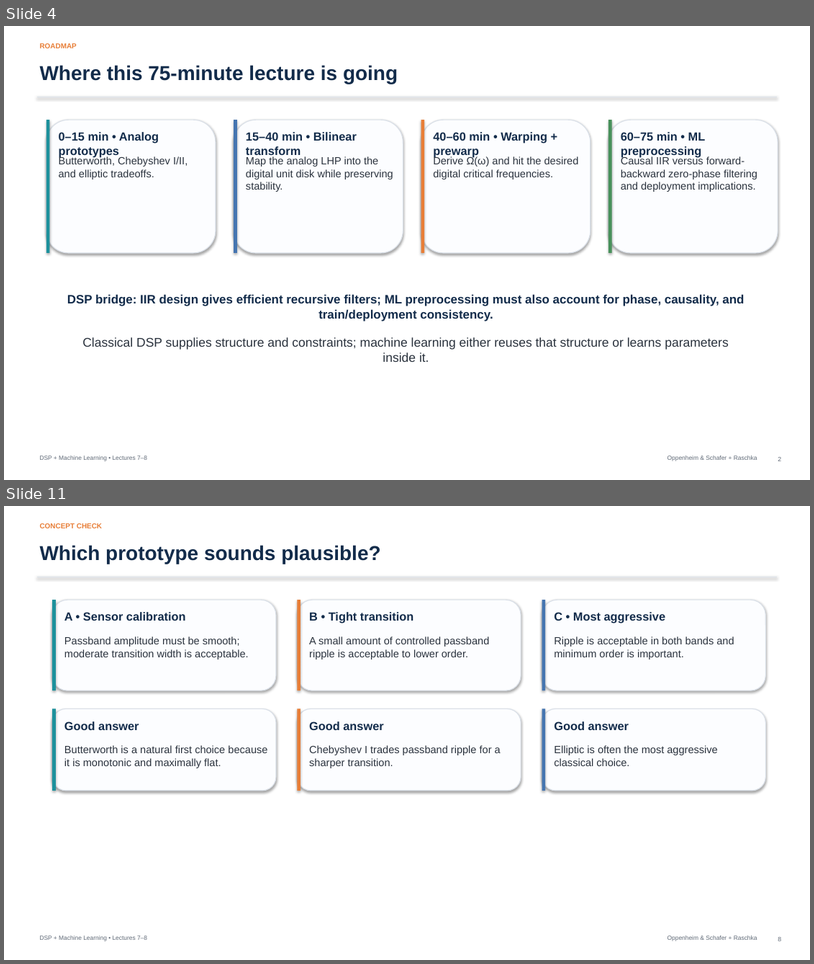
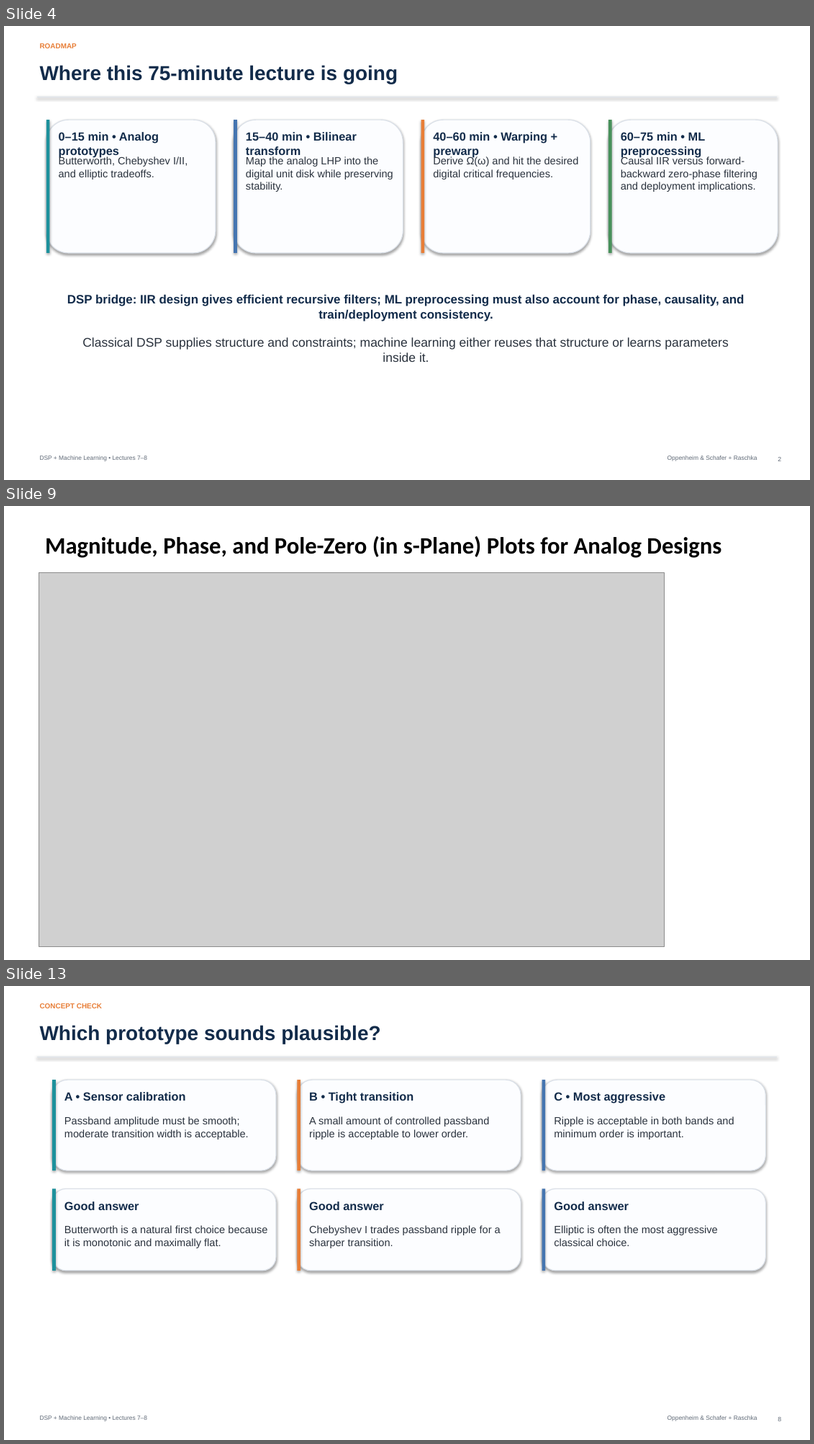
Before and after one commit to mathys2000/ecen45632_f26, a slide deck: lecture_slides/Week4_Lecture8_IIR_Bilinear_Transform_ML_Preprocessing_091726_myAnnotated.pptx. Shown one above the other, each under a label of ours: slides 4 and 11 before the commit, slides 4, 9 and 13 after it; the slides between them are not shown. The pictures are 814x964 and 814x1444 pixels, drawn with LibreOffice and Linux fonts; fonts in the diff are those of the drawing; grey boxes stand for pictures. Boxes give left, top, right and bottom in pixels: in the first picture for what was removed or moved away, otherwise in the second. Text is boxed around its words. In the diff, an @@ line names an element or a change of style, - is before the commit and + after.

```diff
--- a/lecture_slides/Week4_Lecture8_IIR_Bilinear_Transform_ML_Preprocessing_091726_myAnnotated.pptx
+++ b/lecture_slides/Week4_Lecture8_IIR_Bilinear_Transform_ML_Preprocessing_091726_myAnnotated.pptx
@@ slide 9 added at (x1=4, y1=506, x2=810, y2=960), background #FFFFFF @@
@@ text added at (x1=45, y1=536, x2=722, y2=558), 28 pt, text #000000, bold @@
+Magnitude, Phase, and Pole-Zero (in s-Plane) Plots for Analog Designs
@@ picture added at (x1=39, y1=573, x2=665, y2=947) @@
@@ what was slide 11 is now slide 13 @@
```
Also in this commit, not shown: 12 slides changed, 7 other slides added, 14 other files.
